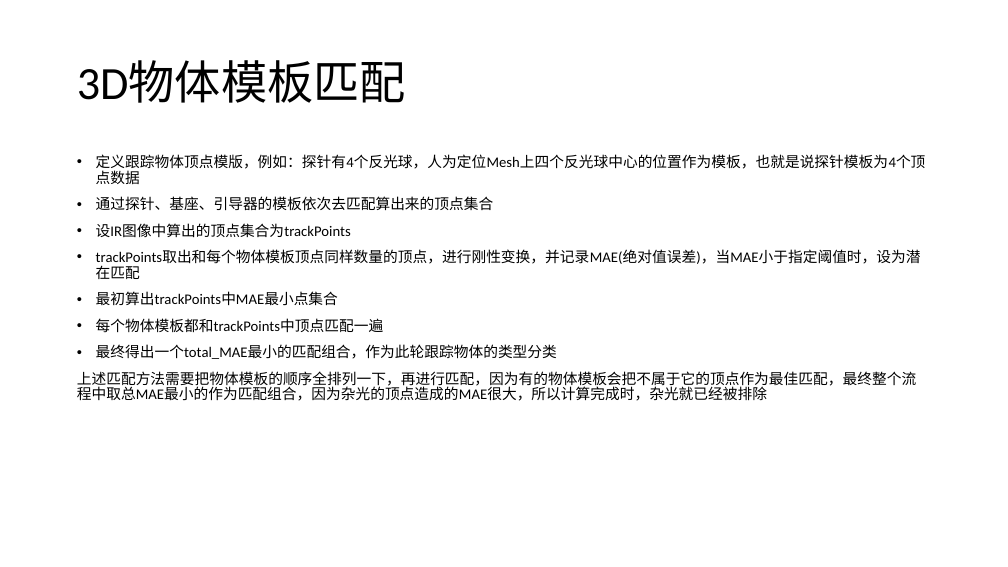
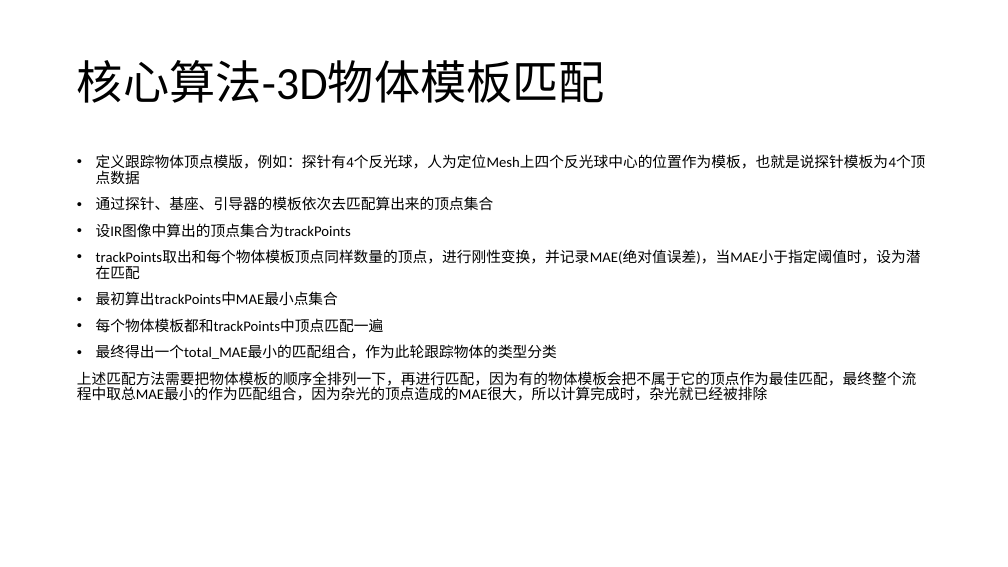
Before and after one commit to lijun4727/cam_navigation, a slide deck: slide 12 of doc/功能介绍与核心实现.pptx. Drawn at 1008x567 pixels with LibreOffice and Linux fonts; fonts in the diff are those of the drawing. Boxes give left, top, right and bottom in pixels: in the first picture for what was removed or moved away, otherwise in the second. Text is boxed around its words. In the diff, an @@ line names an element or a change of style, - is before the commit and + after.

Commit message:
更新核心算法

```diff
--- a/doc/功能介绍与核心实现.pptx
+++ b/doc/功能介绍与核心实现.pptx
@@ title at bbox=[77, 60, 605, 103]: text changed @@
-3D物体模板匹配
+核心算法-3D物体模板匹配
```
Also in this commit, not shown: 4 other slides changed, 1 slide added.
